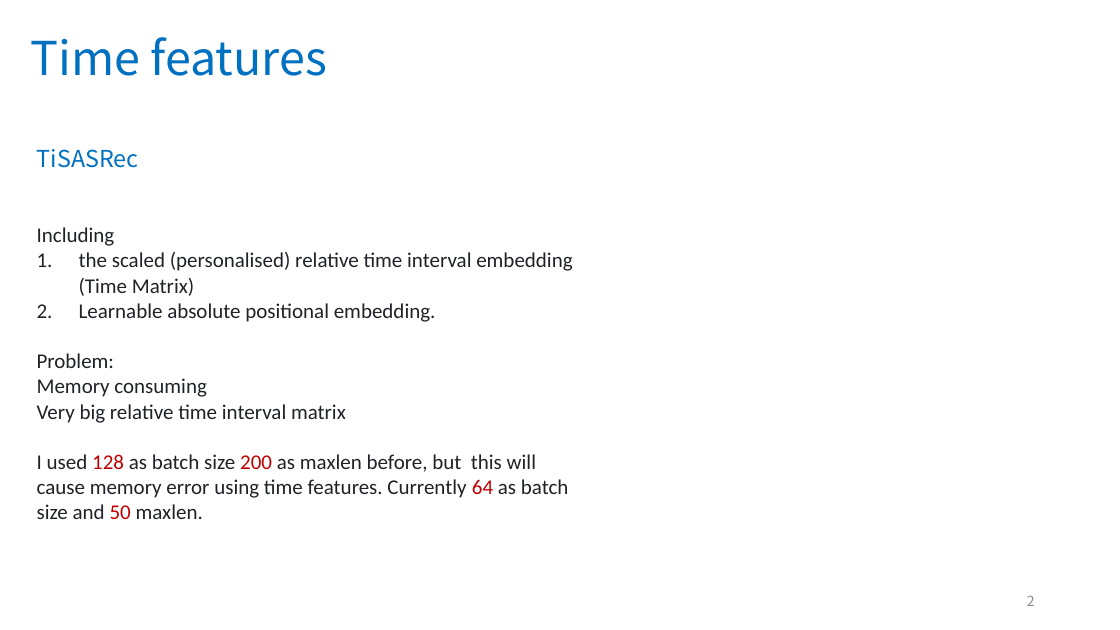
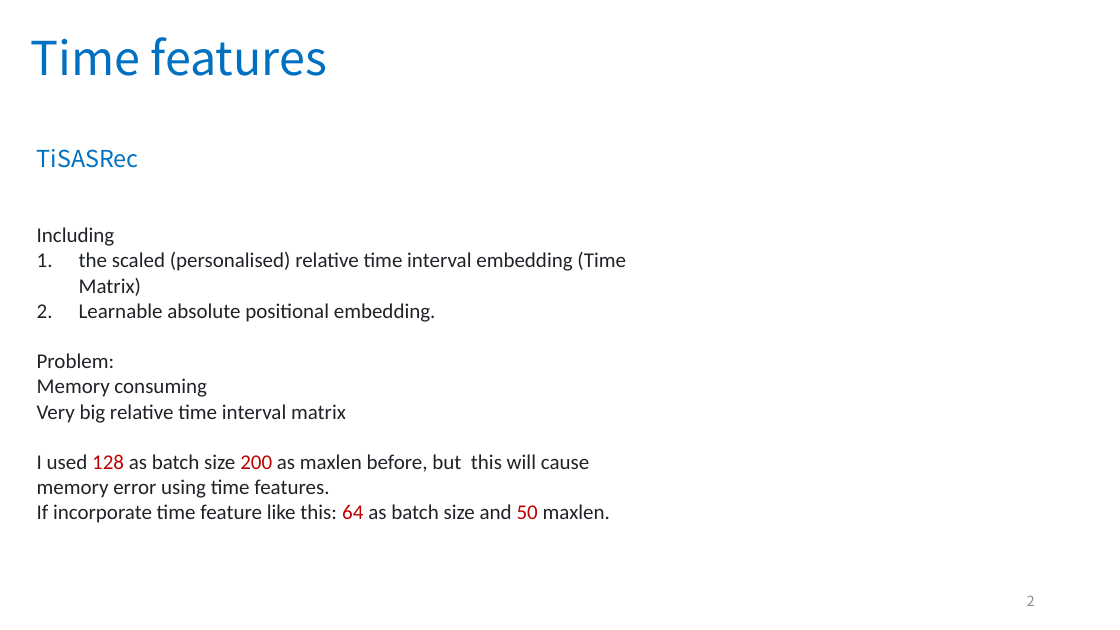
Before and after one commit to YunlongLin0125/Recommender-System, a slide deck: slide 2 of week7/Dissertation_7.pptx. Drawn at 1120x630 pixels with LibreOffice and Linux fonts; fonts in the diff are those of the drawing. Boxes give left, top, right and bottom in pixels: in the first picture for what was removed or moved away, otherwise in the second. Text is boxed around its words. In the diff, an @@ line names an element or a change of style, - is before the commit and + after.

Commit message:
implement calculate the relative time features

```diff
--- a/week7/Dissertation_7.pptx
+++ b/week7/Dissertation_7.pptx
@@ text at <box>37,454,610,523</box>: text changed @@
-I used 128 as batch size 200 as maxlen before, but this will cause memory error using time features. Currently 64 as batch size and 50 maxlen.
+I used 128 as batch size 200 as maxlen before, but this will cause memory error using time features.
+If incorporate time feature like this: 64 as batch size and 50 maxlen.
```
Also in this commit, not shown: 1 other slide changed, 36 other files.
